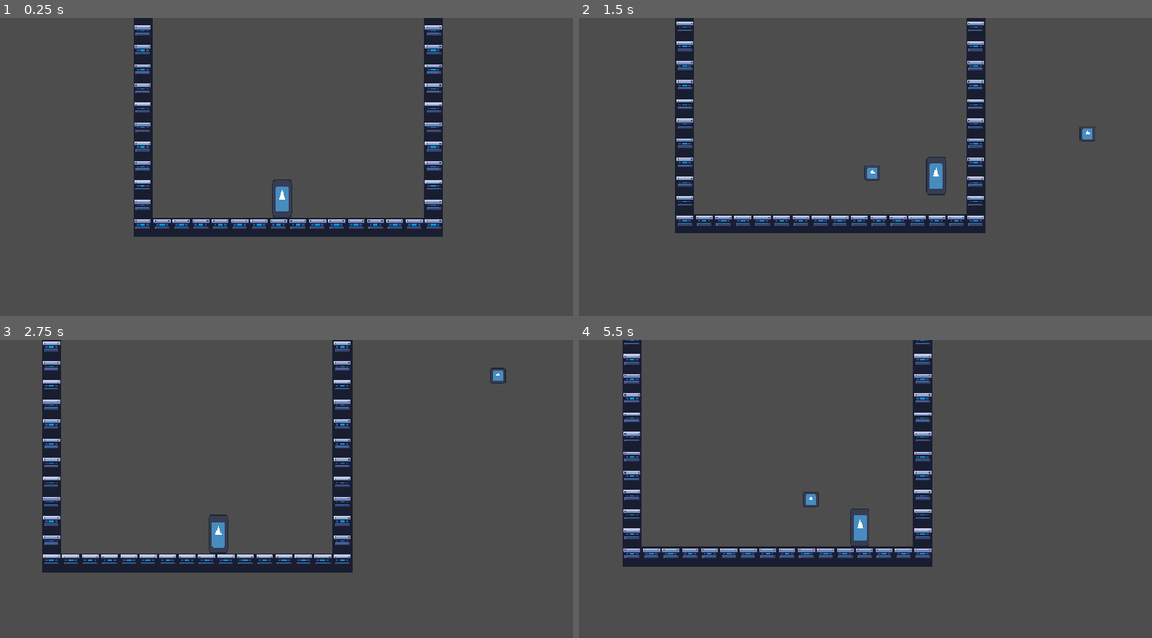
Above: before the commit, frames 1-4 (two rows, left to right).
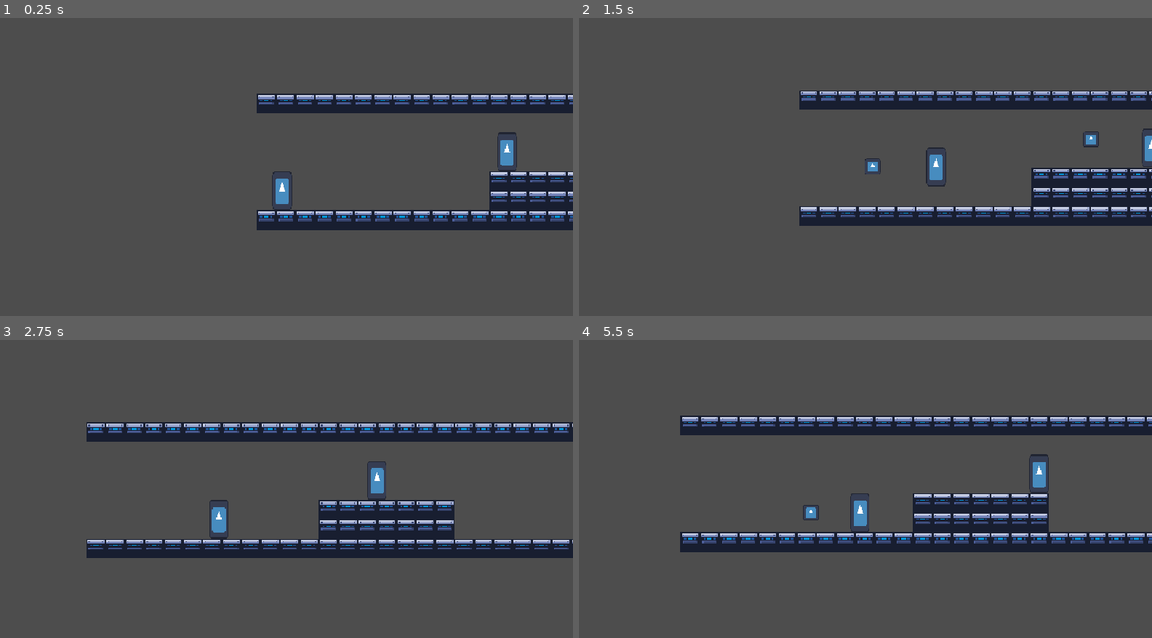
Above: after the commit, the same moments.

Repository: ygda-org/revolver
Game: Godot game, scene res://main/main.tscn
Two runs of this game, one before a commit and one after it. Both use one fixed random seed, a clock stepped at 60 frames per second and the inputs below. The engine's default icon, where the game draws it, is replaced by a stand-in: a white triangle on a blue panel in a dark square.
Inputs (mouse positions are in pixels of both pictures, inside the frame that each line leads up to):
- Up to frame 1 (0.25 s): no input
- Up to frame 2 (1.5 s): move the mouse to (991, 164) at 0.52 s; hold D (right) from 0.53 s (still down); click (991, 164) at 0.6 s; tap Space (jump) at 0.77 s; move the mouse to (745, 196) at 1.27 s; click (745, 196) at 1.35 s
- Up to frame 3 (2.75 s): tap Space (jump) at 1.52 s; move the mouse to (338, 432) at 2.02 s; release D (right) at 2.03 s; hold A (left) from 2.03 s (still down); click (338, 432) at 2.1 s
- Up to frame 4 (5.5 s): move the mouse to (831, 569) at 2.77 s; release A (left) at 2.78 s; hold D (right) 2.78-4.28 s; click (831, 569) at 2.85 s; tap Space (jump) at 3.02, 3.77, 4.52 s; move the mouse to (1037, 551) at 3.52 s; click (1037, 551) at 3.6 s; move the mouse to (687, 453) at 4.27 s; hold A (left) 4.28-5.03 s; click (687, 453) at 4.35 s; move the mouse to (888, 503) at 5.02 s; hold D (right) from 5.03 s (still down); click (888, 503) at 5.1 s

The runs differ from the first frame. In frame 1, 15% of the frame differs, in the area x 23-100%, y 0-74%; in frame 2, 17%; in frame 3, 21%, in the area x 7-100%, y 0-79%; in frame 4, 21%.

Commit message:
basic enemigo

Diff:
--- a/assets/tileset.tres
+++ b/assets/tileset.tres
@@ -8,5 +8,5 @@
 0:0/0/physics_layer_0/polygon_0/points = PackedVector2Array(-8, -8, 8, -8, 8, 8, -8, 8)
 
 [resource]
-physics_layer_0/collision_layer = 1
+physics_layer_0/collision_layer = 3
 sources/0 = SubResource("TileSetAtlasSource_ylah7")
--- /dev/null
+++ b/enemies/dash_enemy/dash_enemy.gd
@@ -0,0 +1,16 @@
+extends CharacterBody2D
+
+@export var speed: float = 80.0
+@export var direction: int = -1
+
+func _ready():
+	$RaycastPivot.scale.x = direction
+
+func _physics_process(delta):
+	if is_on_wall() or not $RaycastPivot/WalkoffDetector.is_colliding():
+		direction *= -1
+	$RaycastPivot.scale.x = direction
+	velocity.x = direction * speed
+	if $RaycastPivot/PlayerDetector.is_colliding():
+		velocity.x *= 2
+	move_and_slide()
--- /dev/null
+++ b/enemies/dash_enemy/dash_enemy.tscn
@@ -0,0 +1,32 @@
+[gd_scene format=3 uid="uid://dbj21rwlxkyql"]
+
+[ext_resource type="Script" uid="uid://bh8exyhorpbtd" path="res://enemies/dash_enemy/dash_enemy.gd" id="1_5gxxa"]
+[ext_resource type="Texture2D" uid="uid://dlbb2kg1nkspe" path="res://assets/icon.svg" id="1_sesbg"]
+[ext_resource type="PackedScene" uid="uid://d3jnp7vef3gti" path="res://enemies/enemy_component.tscn" id="2_mbm62"]
+
+[sub_resource type="RectangleShape2D" id="RectangleShape2D_sesbg"]
+size = Vector2(16, 32)
+
+[node name="DashEnemy" type="CharacterBody2D" unique_id=566794320]
+collision_layer = 3
+collision_mask = 3
+script = ExtResource("1_5gxxa")
+
+[node name="Sprite2D" type="Sprite2D" parent="." unique_id=504976120]
+scale = Vector2(0.125, 0.25)
+texture = ExtResource("1_sesbg")
+
+[node name="CollisionShape2D" type="CollisionShape2D" parent="." unique_id=1821245678]
+shape = SubResource("RectangleShape2D_sesbg")
+
+[node name="EnemyComponent" parent="." unique_id=920270805 instance=ExtResource("2_mbm62")]
+
+[node name="RaycastPivot" type="Node2D" parent="." unique_id=988000452]
+
+[node name="WalkoffDetector" type="RayCast2D" parent="RaycastPivot" unique_id=1577733732]
+position = Vector2(8, 15)
+target_position = Vector2(0, 3)
+
+[node name="PlayerDetector" type="RayCast2D" parent="RaycastPivot" unique_id=1610823434]
+target_position = Vector2(150, 0)
+collision_mask = 4
--- a/enemies/enemy_component.gd
+++ b/enemies/enemy_component.gd
@@ -9,6 +9,8 @@
 		die()
 		return
 
+func die():
+	get_parent().call_deferred("queue_free")
 
-func die():
+func freeze(duration: float):
 	pass
--- a/main/main.tscn
+++ b/main/main.tscn
@@ -1,12 +1,15 @@
 [gd_scene format=3 uid="uid://cnoahdbn2sxq3"]
 
-[ext_resource type="PackedScene" uid="uid://be2nt1ekoqfmg" path="res://levels/test.tscn" id="1_53q0u"]
 [ext_resource type="PackedScene" uid="uid://dhebim0i23kwq" path="res://player/player.tscn" id="2_pjrb6"]
+[ext_resource type="PackedScene" uid="uid://dnoe8amuqmu6q" path="res://levels/tunnel.tscn" id="2_xwkvk"]
+[ext_resource type="PackedScene" uid="uid://dbj21rwlxkyql" path="res://enemies/dash_enemy/dash_enemy.tscn" id="3_xwkvk"]
 
 [node name="Main" type="Node2D" unique_id=1213057778]
 
-[node name="Test" parent="." unique_id=1289970502 instance=ExtResource("1_53q0u")]
-position = Vector2(-139, -227)
+[node name="Player" parent="." unique_id=1304598780 instance=ExtResource("2_pjrb6")]
+position = Vector2(21, 73)
 
-[node name="Player" parent="." unique_id=1304598780 instance=ExtResource("2_pjrb6")]
-position = Vector2(-16, -16)
+[node name="Tunnel" parent="." unique_id=188045053 instance=ExtResource("2_xwkvk")]
+
+[node name="DashEnemy" parent="." unique_id=566794320 instance=ExtResource("3_xwkvk")]
+position = Vector2(224, 48)
--- a/player/bullet/bullet.gd
+++ b/player/bullet/bullet.gd
@@ -3,6 +3,12 @@
 
 var direction: Vector2
 var resource: BulletResource
+
+var effect_methods = {
+	BulletResource.effects.FREEZE: Callable(freeze)
+}
+
+var thing_i_hit: EnemyComponent
 
 func _process(delta):
 	if direction:
@@ -14,8 +20,15 @@
 		call_deferred("queue_free")
 		return
 	enemy_component.hit(resource)
+	thing_i_hit = enemy_component
+	if resource.effect in effect_methods:
+		effect_methods[resource.effect].call()
 	call_deferred("queue_free")
-
 
 func _on_visible_on_screen_notifier_2d_screen_exited():
 	queue_free()
+
+# effect methods
+
+func freeze():
+	thing_i_hit.freeze(resource.effect_strength)
--- a/player/bullet/bullet_resources/freeze.tres
+++ b/player/bullet/bullet_resources/freeze.tres
@@ -6,4 +6,6 @@
 script = ExtResource("1_t32a5")
 damage = 5
 speed = 200.0
+effect = 1
+effect_strength = 1.0
 metadata/_custom_type_script = "uid://cmear8uu7c65f"
--- a/player/player.tscn
+++ b/player/player.tscn
@@ -23,7 +23,7 @@
 size = Vector2(16, 32)
 
 [node name="Player" type="CharacterBody2D" unique_id=1304598780]
-collision_layer = 0
+collision_layer = 4
 collision_mask = 3
 script = ExtResource("1_rkbax")
 accel_curve = SubResource("Curve_rkbax")
--- a/project.godot
+++ b/project.godot
@@ -53,6 +53,7 @@
 
 2d_physics/layer_1="Standard Collisions"
 2d_physics/layer_2="Bullet Collisions"
+2d_physics/layer_3="Player Exclusive"
 
 [physics]
 
Not shown, added: enemies/dash_enemy/dash_enemy.gd.uid
